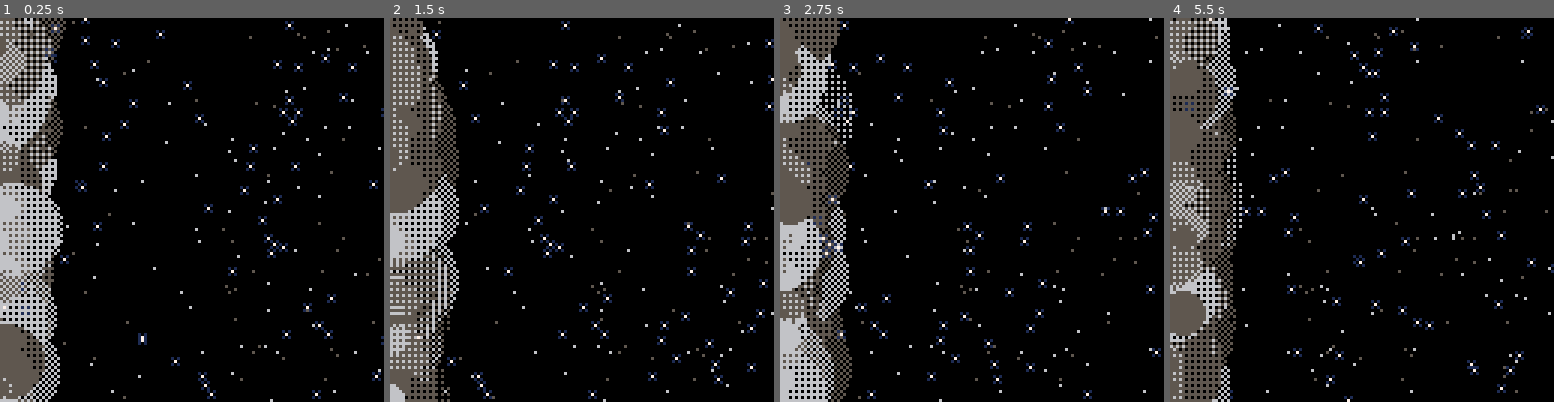
Above: before the commit, frames 1-4 (left to right).
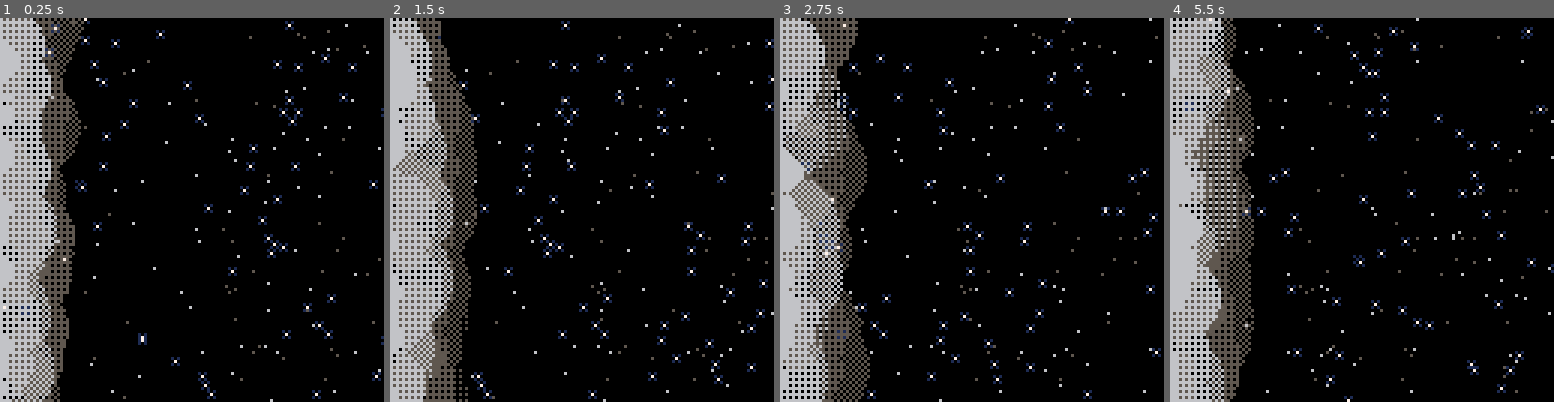
Above: after the commit, the same moments.

Repository: Niarkou/Playground
Game: PICO-8 cartridge Tests/starfield.p8
Two runs of this game, one before a commit and one after it. Both use one fixed random seed, a clock stepped at 60 frames per second and the inputs below.
Inputs:
- Up to frame 1 (0.25 s): no input
- Up to frame 2 (1.5 s): no input
- Up to frame 3 (2.75 s): no input
- Up to frame 4 (5.5 s): no input

The runs differ from the first frame. In frame 1, 8.2% of the frame differs, in the area x 0-22%, y 0-100%; in frame 2, 11%; in frame 3, 8.4%; in frame 4, 12%.

Commit message:
another way to do the smoke

Diff:
--- a/Tests/starfield.p8
+++ b/Tests/starfield.p8
@@ -75,9 +75,18 @@
     end end)
 
   foreach(smoke, function(circle)
+    if circle.col == 5 then
+      local p={0x0, 0x0, 0x5050, 0x5050, 0x5a5a, 0xfafa}
+      fillp(p[flr(circle.r * (#p - 1) / 20) + 1] + 0x.8)
+      circfill(circle.x + 6, circle.y, circle.r, circle.col)
+      fillp()
+    end end)
+
+  foreach(smoke, function(circle)
+    if circle.col == 6 then
     local p={0x0, 0x0, 0x5050, 0x5050, 0x5a5a, 0xfafa}
       fillp(p[flr(circle.r * (#p - 1) / 20) + 1] + 0x.8)
-      circfill(circle.x, circle.y, circle.r, circle.col)
+      circfill(circle.x - 2, circle.y, circle.r, circle.col)
       fillp()
-    end)
+    end end)
 end
